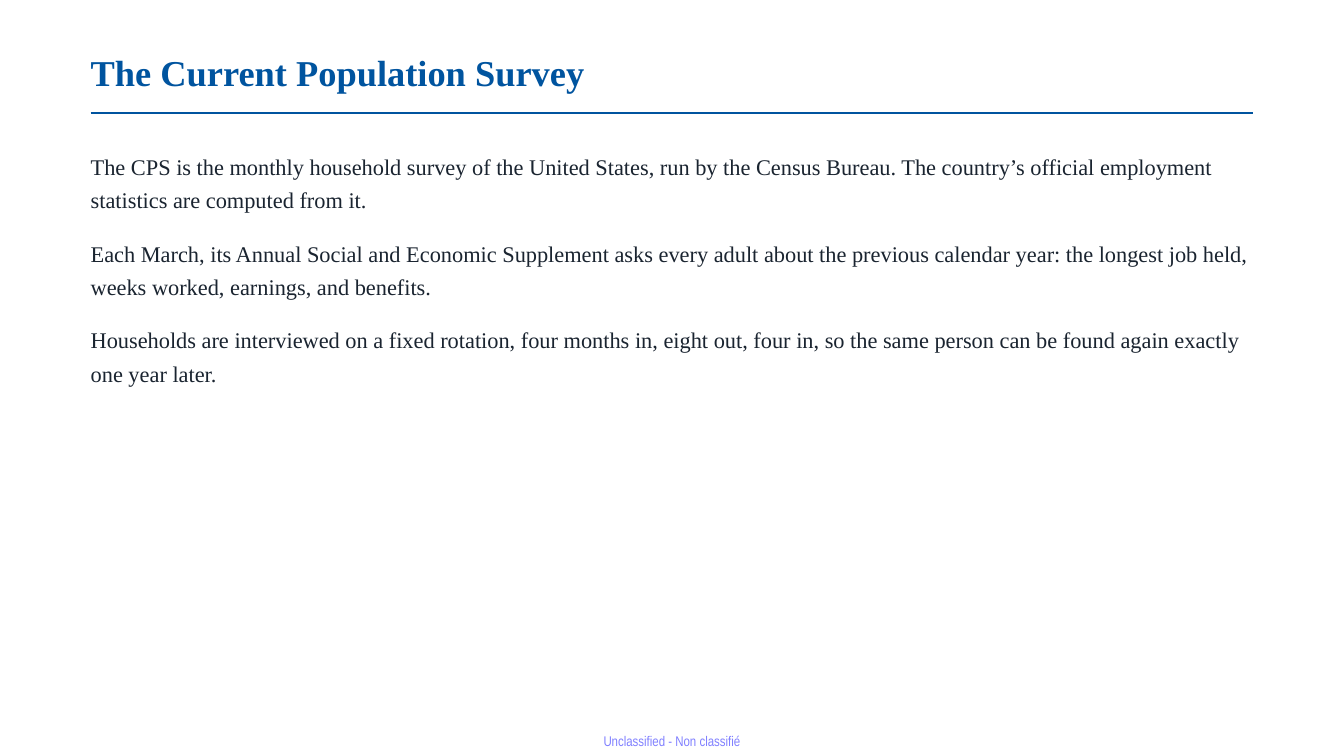
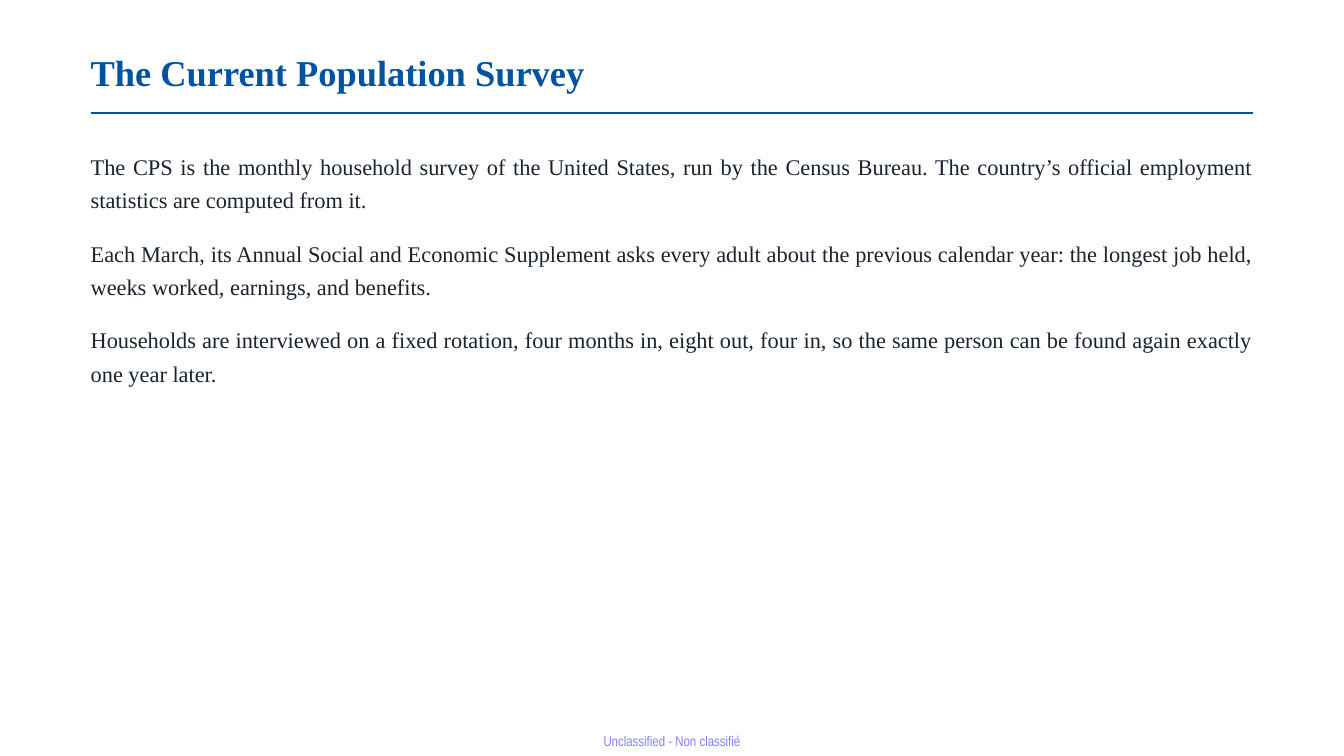
Before and after one commit to jedr1-ship-it/Alternative-Pathways----Quant, a slide deck: slide 4 of report/Proyect_US_v4.pptx. Drawn at 1344x756 pixels with LibreOffice and Linux fonts; fonts in the diff are those of the drawing. Boxes give left, top, right and bottom in pixels: in the first picture for what was removed or moved away, otherwise in the second. Text is boxed around its words. In the diff, an @@ line names an element or a change of style, - is before the commit and + after.

```diff
--- a/report/Proyect_US_v4.pptx
+++ b/report/Proyect_US_v4.pptx
@@ text "The CPS is the monthly ..." at bbox=[91, 159, 1252, 387]: alignment left to justified @@
```
Also in this commit, not shown: 3 other slides changed, 1 slide added, 1 slide removed, 3 other files.
